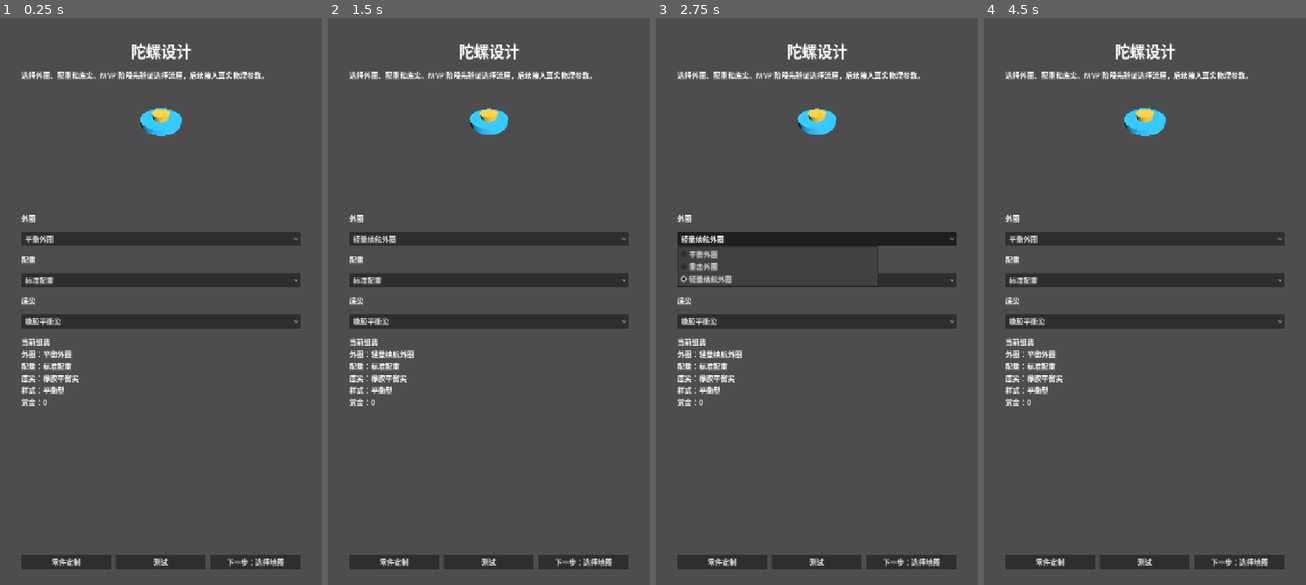
Above: before the commit, frames 1-4 (left to right).
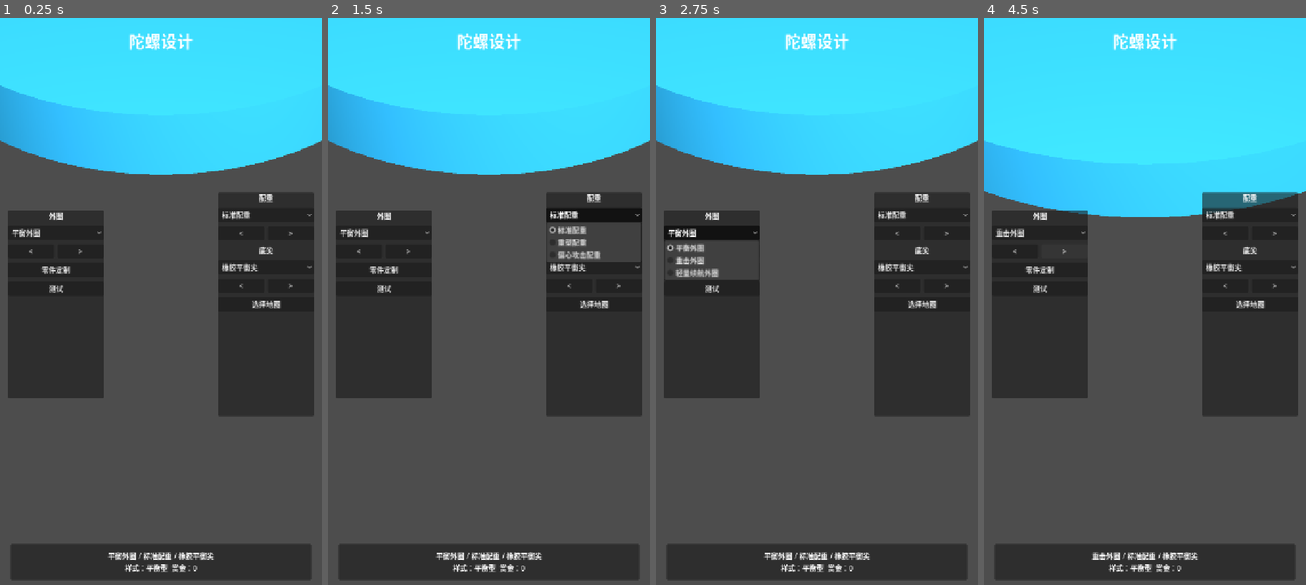
Above: after the commit, the same moments.

Repository: SusamMinami/Beyblade
Game: Godot game, scene res://scenes/assembly/AssemblyScreen.tscn
Same seed, same stepped clock (60 frames per second), same inputs: the game is played once before the commit and once after it.
Inputs (mouse positions are in pixels of both pictures, inside the frame that each line leads up to):
- Up to frame 1 (0.25 s): no input
- Up to frame 2 (1.5 s): click "平衡外圈" at 0.5 s; click "标准配重" at 1.25 s
- Up to frame 3 (2.75 s): click "轻量续航外圈" (after the commit: "平衡外圈") at 2 s
- Up to frame 4 (4.5 s): click (1016, 250) at 2.75 s, where only the run after the commit has a clickable "<"; click "橡胶平衡尖" at 3.5 s; click (1064, 250) at 4.25 s, where only the run after the commit has a clickable ">"

The runs differ from the first frame. In frame 1, 50% of the frame differs, in the area x 0-100%, y 0-99%; in frame 2, 49%; in frame 3, 49%; in frame 4, 57%.

Commit message:
feat: make assembly screen model focused

Diff:
--- a/scenes/assembly/AssemblyScreen.tscn
+++ b/scenes/assembly/AssemblyScreen.tscn
@@ -3,18 +3,18 @@
 [ext_resource type="Script" path="res://scripts/assembly/assembly_screen.gd" id="1"]
 
 [sub_resource type="CylinderMesh" id="CylinderMesh_preview_ring"]
-top_radius = 0.92
-bottom_radius = 0.92
-height = 0.26
+top_radius = 1.18
+bottom_radius = 1.18
+height = 0.3
 
 [sub_resource type="CylinderMesh" id="CylinderMesh_preview_core"]
-top_radius = 0.38
-bottom_radius = 0.32
-height = 0.52
+top_radius = 0.5
+bottom_radius = 0.42
+height = 0.68
 
 [sub_resource type="SphereMesh" id="SphereMesh_preview_tip"]
-radius = 0.2
-height = 0.18
+radius = 0.26
+height = 0.22
 
 [node name="AssemblyScreen" type="Control"]
 layout_mode = 3
@@ -25,124 +25,214 @@
 grow_vertical = 2
 script = ExtResource("1")
 
-[node name="MarginContainer" type="MarginContainer" parent="."]
+[node name="PreviewPanel" type="SubViewportContainer" parent="."]
 layout_mode = 1
 anchors_preset = 15
 anchor_right = 1.0
 anchor_bottom = 1.0
-offset_left = 48.0
-offset_top = 48.0
-offset_right = -48.0
-offset_bottom = -48.0
-grow_horizontal = 2
-grow_vertical = 2
-
-[node name="VBoxContainer" type="VBoxContainer" parent="MarginContainer"]
-layout_mode = 2
-theme_override_constants/separation = 18
-
-[node name="TitleLabel" type="Label" parent="MarginContainer/VBoxContainer"]
-layout_mode = 2
+grow_horizontal = 2
+grow_vertical = 2
+stretch = true
+
+[node name="PreviewViewport" type="SubViewport" parent="PreviewPanel"]
+handle_input_locally = false
+size = Vector2i(720, 1280)
+render_target_update_mode = 4
+
+[node name="PreviewRoot" type="Node3D" parent="PreviewPanel/PreviewViewport"]
+unique_name_in_owner = true
+
+[node name="Camera3D" type="Camera3D" parent="PreviewPanel/PreviewViewport/PreviewRoot"]
+transform = Transform3D(1, 0, 0, 0, 0.642788, 0.766044, 0, -0.766044, 0.642788, 0, 2.4, 4.0)
+current = true
+fov = 34.0
+
+[node name="DirectionalLight3D" type="DirectionalLight3D" parent="PreviewPanel/PreviewViewport/PreviewRoot"]
+transform = Transform3D(0.866025, -0.353553, 0.353553, 0, 0.707107, 0.707107, -0.5, -0.612372, 0.612372, 0, 4, 0)
+light_energy = 1.7
+
+[node name="FillLight" type="OmniLight3D" parent="PreviewPanel/PreviewViewport/PreviewRoot"]
+position = Vector3(0, 1.6, 2.5)
+light_energy = 0.8
+
+[node name="PreviewRing" type="MeshInstance3D" parent="PreviewPanel/PreviewViewport/PreviewRoot"]
+unique_name_in_owner = true
+mesh = SubResource("CylinderMesh_preview_ring")
+
+[node name="PreviewCore" type="MeshInstance3D" parent="PreviewPanel/PreviewViewport/PreviewRoot"]
+unique_name_in_owner = true
+position = Vector3(0, 0.1, 0)
+mesh = SubResource("CylinderMesh_preview_core")
+
+[node name="PreviewTip" type="MeshInstance3D" parent="PreviewPanel/PreviewViewport/PreviewRoot"]
+unique_name_in_owner = true
+position = Vector3(0, -0.42, 0)
+mesh = SubResource("SphereMesh_preview_tip")
+
+[node name="Overlay" type="Control" parent="."]
+layout_mode = 1
+anchors_preset = 15
+anchor_right = 1.0
+anchor_bottom = 1.0
+grow_horizontal = 2
+grow_vertical = 2
+mouse_filter = 2
+
+[node name="TitleLabel" type="Label" parent="Overlay"]
+layout_mode = 1
+anchors_preset = 10
+anchor_right = 1.0
+offset_top = 24.0
+offset_bottom = 76.0
+grow_horizontal = 2
 text = "陀螺设计"
 horizontal_alignment = 1
-theme_override_font_sizes/font_size = 34
-
-[node name="HintLabel" type="Label" parent="MarginContainer/VBoxContainer"]
-layout_mode = 2
-text = "选择外圈、配重和底尖。MVP 阶段先验证选择流程，后续接入真实物理参数。"
+theme_override_font_sizes/font_size = 36
+
+[node name="LeftPanel" type="PanelContainer" parent="Overlay"]
+layout_mode = 1
+anchors_preset = 4
+anchor_top = 0.5
+anchor_bottom = 0.5
+offset_left = 18.0
+offset_top = -210.0
+offset_right = 232.0
+offset_bottom = 210.0
+grow_vertical = 2
+
+[node name="LeftColumn" type="VBoxContainer" parent="Overlay/LeftPanel"]
+layout_mode = 2
+theme_override_constants/separation = 10
+
+[node name="RingLabel" type="Label" parent="Overlay/LeftPanel/LeftColumn"]
+layout_mode = 2
+text = "外圈"
+horizontal_alignment = 1
+
+[node name="RingOptions" type="OptionButton" parent="Overlay/LeftPanel/LeftColumn"]
+unique_name_in_owner = true
+layout_mode = 2
+
+[node name="RingButtons" type="HBoxContainer" parent="Overlay/LeftPanel/LeftColumn"]
+layout_mode = 2
+theme_override_constants/separation = 8
+
+[node name="RingPrevious" type="Button" parent="Overlay/LeftPanel/LeftColumn/RingButtons"]
+layout_mode = 2
+size_flags_horizontal = 3
+text = "<"
+
+[node name="RingNext" type="Button" parent="Overlay/LeftPanel/LeftColumn/RingButtons"]
+layout_mode = 2
+size_flags_horizontal = 3
+text = ">"
+
+[node name="CustomizeButton" type="Button" parent="Overlay/LeftPanel/LeftColumn"]
+layout_mode = 2
+text = "零件定制"
+
+[node name="TestButton" type="Button" parent="Overlay/LeftPanel/LeftColumn"]
+layout_mode = 2
+text = "测试"
+
+[node name="RightPanel" type="PanelContainer" parent="Overlay"]
+layout_mode = 1
+anchors_preset = 6
+anchor_left = 1.0
+anchor_top = 0.5
+anchor_right = 1.0
+anchor_bottom = 0.5
+offset_left = -232.0
+offset_top = -250.0
+offset_right = -18.0
+offset_bottom = 250.0
+grow_horizontal = 0
+grow_vertical = 2
+
+[node name="RightColumn" type="VBoxContainer" parent="Overlay/RightPanel"]
+layout_mode = 2
+theme_override_constants/separation = 10
+
+[node name="WeightLabel" type="Label" parent="Overlay/RightPanel/RightColumn"]
+layout_mode = 2
+text = "配重"
+horizontal_alignment = 1
+
+[node name="WeightOptions" type="OptionButton" parent="Overlay/RightPanel/RightColumn"]
+unique_name_in_owner = true
+layout_mode = 2
+
+[node name="WeightButtons" type="HBoxContainer" parent="Overlay/RightPanel/RightColumn"]
+layout_mode = 2
+theme_override_constants/separation = 8
+
+[node name="WeightPrevious" type="Button" parent="Overlay/RightPanel/RightColumn/WeightButtons"]
+layout_mode = 2
+size_flags_horizontal = 3
+text = "<"
+
+[node name="WeightNext" type="Button" parent="Overlay/RightPanel/RightColumn/WeightButtons"]
+layout_mode = 2
+size_flags_horizontal = 3
+text = ">"
+
+[node name="TipLabel" type="Label" parent="Overlay/RightPanel/RightColumn"]
+layout_mode = 2
+text = "底尖"
+horizontal_alignment = 1
+
+[node name="TipOptions" type="OptionButton" parent="Overlay/RightPanel/RightColumn"]
+unique_name_in_owner = true
+layout_mode = 2
+
+[node name="TipButtons" type="HBoxContainer" parent="Overlay/RightPanel/RightColumn"]
+layout_mode = 2
+theme_override_constants/separation = 8
+
+[node name="TipPrevious" type="Button" parent="Overlay/RightPanel/RightColumn/TipButtons"]
+layout_mode = 2
+size_flags_horizontal = 3
+text = "<"
+
+[node name="TipNext" type="Button" parent="Overlay/RightPanel/RightColumn/TipButtons"]
+layout_mode = 2
+size_flags_horizontal = 3
+text = ">"
+
+[node name="NextButton" type="Button" parent="Overlay/RightPanel/RightColumn"]
+layout_mode = 2
+text = "选择地图"
+
+[node name="SummaryPanel" type="PanelContainer" parent="Overlay"]
+layout_mode = 1
+anchors_preset = 12
+anchor_top = 1.0
+anchor_right = 1.0
+anchor_bottom = 1.0
+offset_left = 24.0
+offset_top = -104.0
+offset_right = -24.0
+offset_bottom = -24.0
+grow_horizontal = 2
+grow_vertical = 0
+
+[node name="SummaryLabel" type="Label" parent="Overlay/SummaryPanel"]
+unique_name_in_owner = true
+layout_mode = 2
+text = "当前组装"
+horizontal_alignment = 1
+vertical_alignment = 1
 autowrap_mode = 3
 
-[node name="PreviewPanel" type="SubViewportContainer" parent="MarginContainer/VBoxContainer"]
-custom_minimum_size = Vector2(0, 260)
-layout_mode = 2
-stretch = true
-
-[node name="PreviewViewport" type="SubViewport" parent="MarginContainer/VBoxContainer/PreviewPanel"]
-handle_input_locally = false
-size = Vector2i(720, 360)
-render_target_update_mode = 4
-
-[node name="PreviewRoot" type="Node3D" parent="MarginContainer/VBoxContainer/PreviewPanel/PreviewViewport"]
-unique_name_in_owner = true
-
-[node name="Camera3D" type="Camera3D" parent="MarginContainer/VBoxContainer/PreviewPanel/PreviewViewport/PreviewRoot"]
-transform = Transform3D(1, 0, 0, 0, 0.642788, 0.766044, 0, -0.766044, 0.642788, 0, 1.9, 3.2)
-current = true
-
-[node name="DirectionalLight3D" type="DirectionalLight3D" parent="MarginContainer/VBoxContainer/PreviewPanel/PreviewViewport/PreviewRoot"]
-transform = Transform3D(0.866025, -0.353553, 0.353553, 0, 0.707107, 0.707107, -0.5, -0.612372, 0.612372, 0, 4, 0)
-light_energy = 1.6
-
-[node name="PreviewRing" type="MeshInstance3D" parent="MarginContainer/VBoxContainer/PreviewPanel/PreviewViewport/PreviewRoot"]
-unique_name_in_owner = true
-mesh = SubResource("CylinderMesh_preview_ring")
-
-[node name="PreviewCore" type="MeshInstance3D" parent="MarginContainer/VBoxContainer/PreviewPanel/PreviewViewport/PreviewRoot"]
-unique_name_in_owner = true
-position = Vector3(0, 0.08, 0)
-mesh = SubResource("CylinderMesh_preview_core")
-
-[node name="PreviewTip" type="MeshInstance3D" parent="MarginContainer/VBoxContainer/PreviewPanel/PreviewViewport/PreviewRoot"]
-unique_name_in_owner = true
-position = Vector3(0, -0.34, 0)
-mesh = SubResource("SphereMesh_preview_tip")
-
-[node name="RingLabel" type="Label" parent="MarginContainer/VBoxContainer"]
-layout_mode = 2
-text = "外圈"
-
-[node name="RingOptions" type="OptionButton" parent="MarginContainer/VBoxContainer"]
-unique_name_in_owner = true
-layout_mode = 2
-
-[node name="WeightLabel" type="Label" parent="MarginContainer/VBoxContainer"]
-layout_mode = 2
-text = "配重"
-
-[node name="WeightOptions" type="OptionButton" parent="MarginContainer/VBoxContainer"]
-unique_name_in_owner = true
-layout_mode = 2
-
-[node name="TipLabel" type="Label" parent="MarginContainer/VBoxContainer"]
-layout_mode = 2
-text = "底尖"
-
-[node name="TipOptions" type="OptionButton" parent="MarginContainer/VBoxContainer"]
-unique_name_in_owner = true
-layout_mode = 2
-
-[node name="SummaryLabel" type="Label" parent="MarginContainer/VBoxContainer"]
-unique_name_in_owner = true
-layout_mode = 2
-text = "当前组装"
-autowrap_mode = 3
-
-[node name="Spacer" type="Control" parent="MarginContainer/VBoxContainer"]
-layout_mode = 2
-size_flags_vertical = 3
-
-[node name="ButtonRow" type="HBoxContainer" parent="MarginContainer/VBoxContainer"]
-layout_mode = 2
-theme_override_constants/separation = 10
-
-[node name="CustomizeButton" type="Button" parent="MarginContainer/VBoxContainer/ButtonRow"]
-layout_mode = 2
-size_flags_horizontal = 3
-text = "零件定制"
-
-[node name="TestButton" type="Button" parent="MarginContainer/VBoxContainer/ButtonRow"]
-layout_mode = 2
-size_flags_horizontal = 3
-text = "测试"
-
-[node name="NextButton" type="Button" parent="MarginContainer/VBoxContainer/ButtonRow"]
-layout_mode = 2
-size_flags_horizontal = 3
-text = "下一步：选择地图"
-
-[connection signal="item_selected" from="MarginContainer/VBoxContainer/RingOptions" to="." method="_on_option_changed"]
-[connection signal="item_selected" from="MarginContainer/VBoxContainer/WeightOptions" to="." method="_on_option_changed"]
-[connection signal="item_selected" from="MarginContainer/VBoxContainer/TipOptions" to="." method="_on_option_changed"]
-[connection signal="pressed" from="MarginContainer/VBoxContainer/ButtonRow/CustomizeButton" to="." method="_on_customize_button_pressed"]
-[connection signal="pressed" from="MarginContainer/VBoxContainer/ButtonRow/TestButton" to="." method="_on_test_button_pressed"]
-[connection signal="pressed" from="MarginContainer/VBoxContainer/ButtonRow/NextButton" to="." method="_on_next_button_pressed"]
+[connection signal="item_selected" from="Overlay/LeftPanel/LeftColumn/RingOptions" to="." method="_on_option_changed"]
+[connection signal="pressed" from="Overlay/LeftPanel/LeftColumn/RingButtons/RingPrevious" to="." method="_on_ring_previous_pressed"]
+[connection signal="pressed" from="Overlay/LeftPanel/LeftColumn/RingButtons/RingNext" to="." method="_on_ring_next_pressed"]
+[connection signal="pressed" from="Overlay/LeftPanel/LeftColumn/CustomizeButton" to="." method="_on_customize_button_pressed"]
+[connection signal="pressed" from="Overlay/LeftPanel/LeftColumn/TestButton" to="." method="_on_test_button_pressed"]
+[connection signal="item_selected" from="Overlay/RightPanel/RightColumn/WeightOptions" to="." method="_on_option_changed"]
+[connection signal="pressed" from="Overlay/RightPanel/RightColumn/WeightButtons/WeightPrevious" to="." method="_on_weight_previous_pressed"]
+[connection signal="pressed" from="Overlay/RightPanel/RightColumn/WeightButtons/WeightNext" to="." method="_on_weight_next_pressed"]
+[connection signal="item_selected" from="Overlay/RightPanel/RightColumn/TipOptions" to="." method="_on_option_changed"]
+[connection signal="pressed" from="Overlay/RightPanel/RightColumn/TipButtons/TipPrevious" to="." method="_on_tip_previous_pressed"]
+[connection signal="pressed" from="Overlay/RightPanel/RightColumn/TipButtons/TipNext" to="." method="_on_tip_next_pressed"]
+[connection signal="pressed" from="Overlay/RightPanel/RightColumn/NextButton" to="." method="_on_next_button_pressed"]
--- a/scripts/assembly/assembly_screen.gd
+++ b/scripts/assembly/assembly_screen.gd
@@ -12,6 +12,10 @@
 func _ready() -> void:
 	_populate_options()
 	_update_summary()
+
+
+func _process(delta: float) -> void:
+	preview_root.rotation_degrees.y += delta * 24.0
 
 
 func _populate_options() -> void:
@@ -34,11 +38,23 @@
 	_update_summary()
 
 
+func _select_previous(option_button: OptionButton) -> void:
+	var next_index := wrapi(option_button.selected - 1, 0, option_button.item_count)
+	option_button.select(next_index)
+	_update_summary()
+
+
+func _select_next(option_button: OptionButton) -> void:
+	var next_index := wrapi(option_button.selected + 1, 0, option_button.item_count)
+	option_button.select(next_index)
+	_update_summary()
+
+
 func _update_summary() -> void:
 	var ring := ring_options.get_item_text(ring_options.selected)
 	var weight := weight_options.get_item_text(weight_options.selected)
 	var tip := tip_options.get_item_text(tip_options.selected)
-	summary_label.text = "当前组装\n外圈：%s\n配重：%s\n底尖：%s\n样式：%s\n赏金：%d" % [
+	summary_label.text = "%s / %s / %s\n样式：%s  赏金：%d" % [
 		ring,
 		weight,
 		tip,
@@ -49,7 +65,6 @@
 
 
 func _update_preview(ring: String, weight: String, tip: String) -> void:
-	preview_root.rotation_degrees.y += 18.0
 	preview_ring.scale = Vector3.ONE
 	preview_core.scale = Vector3.ONE
 	preview_tip.scale = Vector3.ONE
@@ -102,3 +117,27 @@
 		tip_options.get_item_text(tip_options.selected)
 	)
 	get_tree().change_scene_to_file("res://scenes/assembly/TestLabScreen.tscn")
+
+
+func _on_ring_previous_pressed() -> void:
+	_select_previous(ring_options)
+
+
+func _on_ring_next_pressed() -> void:
+	_select_next(ring_options)
+
+
+func _on_weight_previous_pressed() -> void:
+	_select_previous(weight_options)
+
+
+func _on_weight_next_pressed() -> void:
+	_select_next(weight_options)
+
+
+func _on_tip_previous_pressed() -> void:
+	_select_previous(tip_options)
+
+
+func _on_tip_next_pressed() -> void:
+	_select_next(tip_options)
